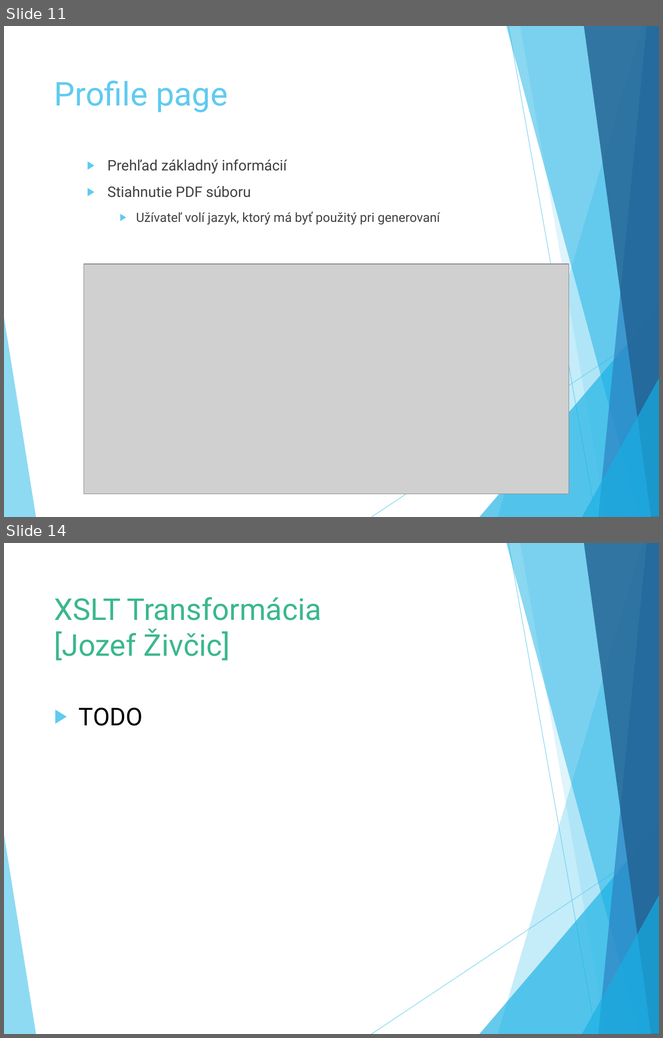
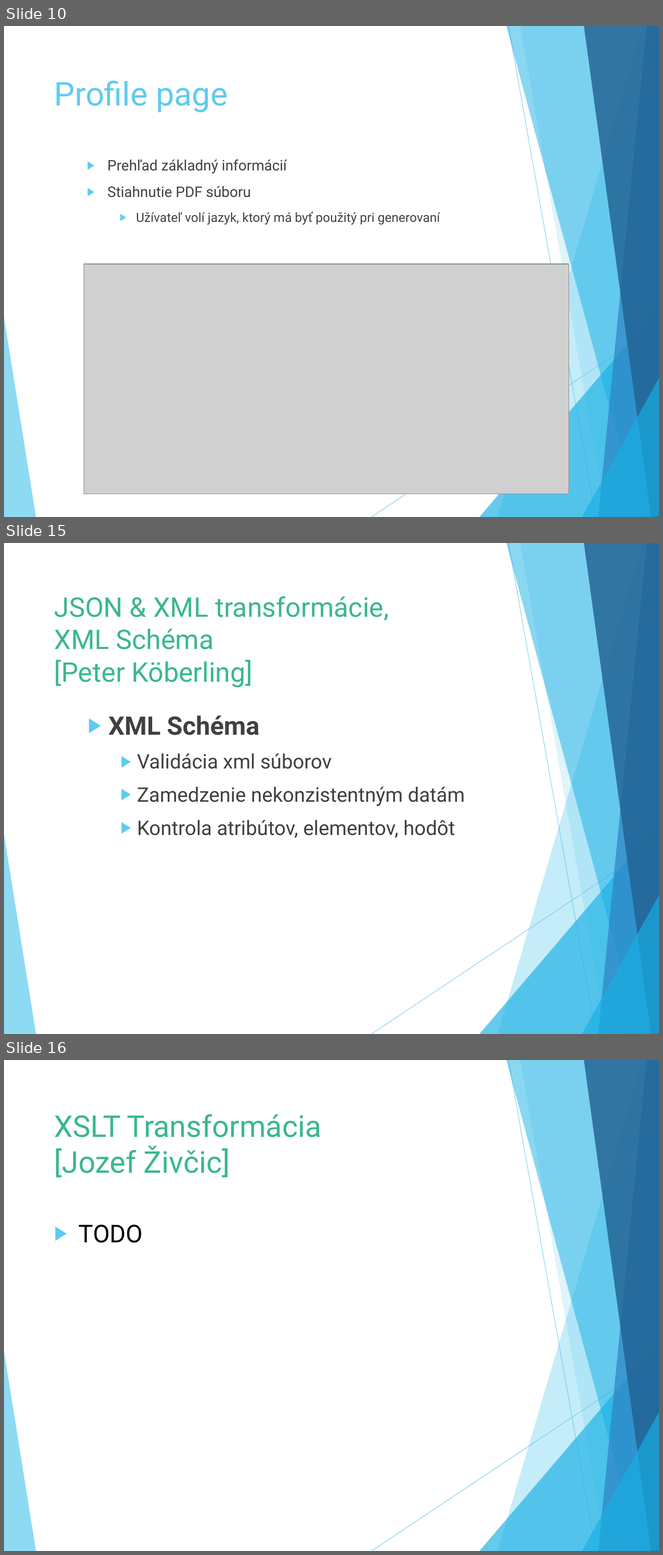
Before and after one commit to Suzii/pb138-cv_generator, a slide deck: defence/obhajoba.pptx. Shown one above the other, each under a label of ours: slides 11 and 14 before the commit, slides 10, 15 and 16 after it; the slides between them are not shown. The pictures are 663x1038 and 663x1555 pixels, drawn with LibreOffice and Linux fonts; fonts in the diff are those of the drawing; grey boxes stand for pictures. Boxes give left, top, right and bottom in pixels: in the first picture for what was removed or moved away, otherwise in the second. Text is boxed around its words. In the diff, an @@ line names an element or a change of style, - is before the commit and + after.

```diff
--- a/defence/obhajoba.pptx
+++ b/defence/obhajoba.pptx
@@ slide 15 added at (4,543,659,1034), background #FFFFFF; not listed: 10 template elements that a slide beside it also shows @@
@@ title added at (54,596,389,688), 29.7 pt, text #3AB88F @@
+JSON & XML transformácie,
+XML Schéma
+[Peter Köberling]
@@ text added at (109,716,465,838), 22 pt, text #404040 @@
+  ▶ XML Schéma
+    ▶ Validácia xml súborov
+    ▶ Zamedzenie nekonzistentným datám
+    ▶ Kontrola atribútov, elementov, hodôt
@@ what was slide 11 is now slide 10 @@
@@ what was slide 14 is now slide 16 @@
```
Also in this commit, not shown: 6 slides changed, 2 other slides added, 1 slide removed, 3 other files.
